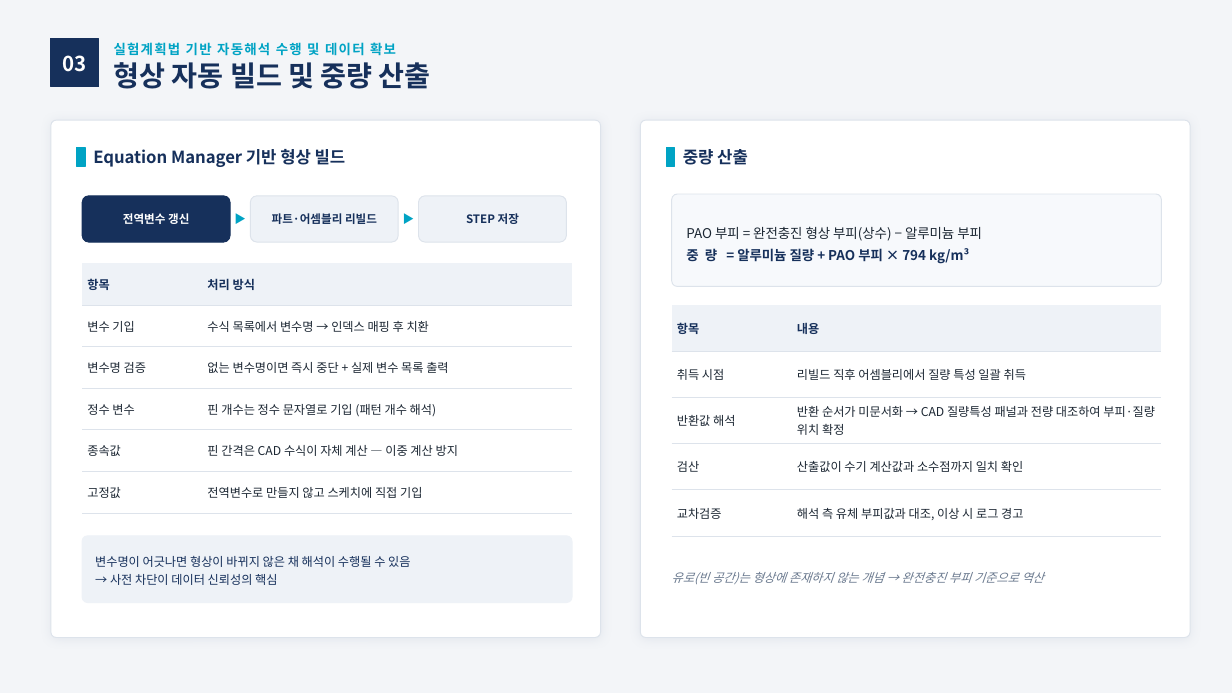
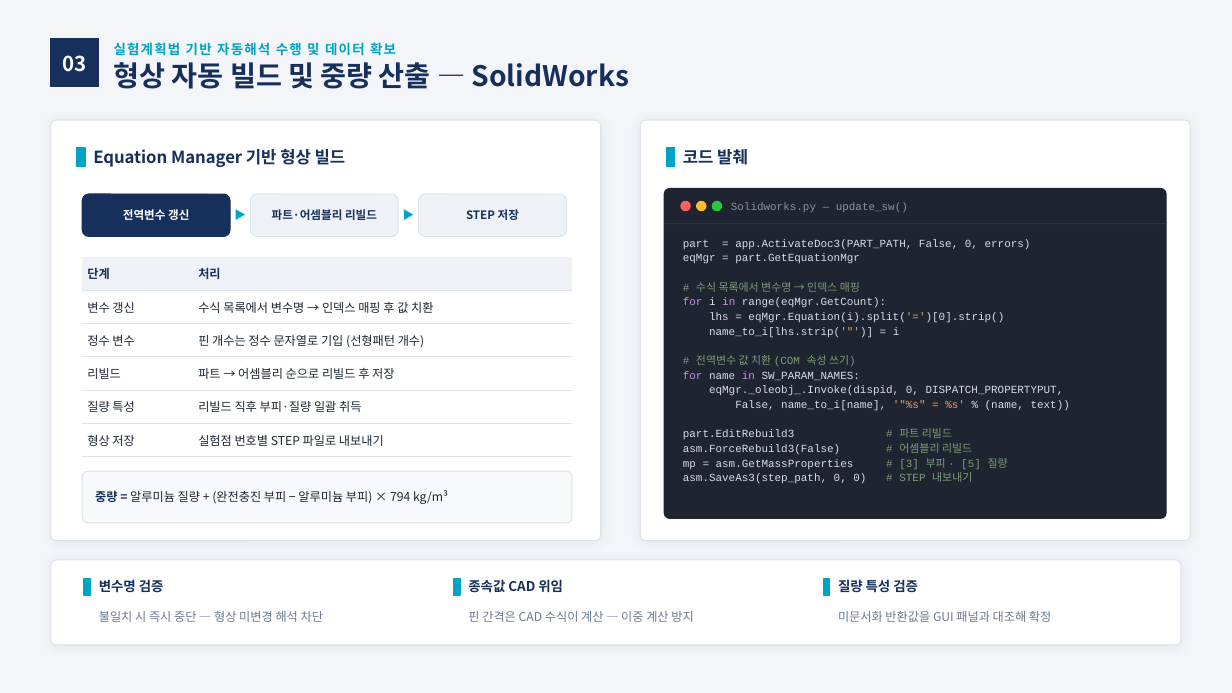
Before and after one commit to yjs9716/dddd, a slide deck: slide 8 of 1개월차_AI에이전트_활용방안_및_DOE결과.pptx. Drawn at 1232x693 pixels with LibreOffice and Linux fonts; fonts in the diff are those of the drawing. Boxes give left, top, right and bottom in pixels: in the first picture for what was removed or moved away, otherwise in the second. Text is boxed around its words. In the diff, an @@ line names an element or a change of style, - is before the commit and + after.

```diff
--- a/1개월차_AI에이전트_활용방안_및_DOE결과.pptx
+++ b/1개월차_AI에이전트_활용방안_및_DOE결과.pptx
@@ text at (114,62,630,89): text changed @@
-형상 자동 빌드 및 중량 산출
+형상 자동 빌드 및 중량 산출 — SolidWorks
@@ proportions changed in 5 elements at (82,194,230,237), (250,194,398,237), (419,194,567,237), (640,120,1190,541), (51,120,601,541) @@
@@ rounded rectangle: place and size @@
-rounded rectangle at (51,120,601,638)
+rounded rectangle at (51,120,601,541)
@@ rounded rectangle: place and size @@
-rounded rectangle at (640,120,1190,638)
+rounded rectangle at (640,120,1190,541)
@@ text at (683,149,748,165): text changed @@
-중량 산출
+코드 발췌
@@ 5 texts, 3 rounded rectangles: place and size @@
-5 texts, 3 rounded rectangles at (82,196,567,242)
+5 texts, 3 rounded rectangles at (82,194,567,237)
@@ rounded rectangle: place and size @@
-rounded rectangle at (672,194,1162,287)
+rounded rectangle at (665,189,1166,518)
@@ rounded rectangle at (665,189,1166,518): fill #F7F9FC to #1E2430; outline #DDE3EB 0.75 pt to #1E2430 1 pt; proportions changed @@
@@ ellipse added at (681,201,690,211), fill #FF5F57, outline #FF5F57 1 pt @@
@@ ellipse added at (697,201,706,211), fill #FEBC2E, outline #FEBC2E 1 pt @@
@@ ellipse added at (713,201,722,211), fill #28C840, outline #28C840 1 pt @@
@@ text added at (731,202,908,212), 8.5 pt, text #8A94A6 @@
+Solidworks.py — update_sw()
@@ line added from (665, 224) to (1166, 224), #2E3645 0.75 pt @@
@@ text added at (683,239,1070,482), 8.5 pt, text #D6DEEB @@
+part = app.ActivateDoc3(PART_PATH, False, 0, errors)
+eqMgr = part.GetEquationMgr
+# 수식 목록에서 변수명 → 인덱스 매핑
+for i in range(eqMgr.GetCount):
+lhs = eqMgr.Equation(i).split('=')[0].strip()
+name_to_i[lhs.strip('"')] = i
+# 전역변수 값 치환 (COM 속성 쓰기)
+for name in SW_PARAM_NAMES:
+eqMgr._oleobj_.Invoke(dispid, 0, DISPATCH_PROPERTYPUT,
+False, name_to_i[name], '"%s" = %s' % (name, text))
+part.EditRebuild3 # 파트 리빌드
+asm.ForceRebuild3(False) # 어셈블리 리빌드
+mp = asm.GetMassProperties # [3] 부피 · [5] 질량
+asm.SaveAs3(step_path, 0, 0) # STEP 내보내기
@@ text removed at (686,226,982,264) @@
-PAO 부피 = 완전충진 형상 부피(상수) − 알루미늄 부피
-중 량 = 알루미늄 질량 + PAO 부피 × 794 kg/m³
@@ table at (82,257,572,450) @@
-row 1, column 1: 항목
+row 1, column 1: 단계
-row 1, column 2: 처리 방식
+row 1, column 2: 처리
-row 2, column 1: 변수 기입
+row 2, column 1: 변수 갱신
-row 2, column 2: 수식 목록에서 변수명 → 인덱스 매핑 후 치환
+row 2, column 2: 수식 목록에서 변수명 → 인덱스 매핑 후 값 치환
-row 3, column 1: 변수명 검증
+row 3, column 1: 정수 변수
-row 3, column 2: 없는 변수명이면 즉시 중단 + 실제 변수 목록 출력
+row 3, column 2: 핀 개수는 정수 문자열로 기입 (선형패턴 개수)
-row 4, column 1: 정수 변수
+row 4, column 1: 리빌드
-row 4, column 2: 핀 개수는 정수 문자열로 기입 (패턴 개수 해석)
+row 4, column 2: 파트 → 어셈블리 순으로 리빌드 후 저장
-row 5, column 1: 종속값
+row 5, column 1: 질량 특성
-row 5, column 2: 핀 간격은 CAD 수식이 자체 계산 — 이중 계산 방지
+row 5, column 2: 리빌드 직후 부피·질량 일괄 취득
-row 6, column 1: 고정값
+row 6, column 1: 형상 저장
-row 6, column 2: 전역변수로 만들지 않고 스케치에 직접 기입
+row 6, column 2: 실험점 번호별 STEP 파일로 내보내기
@@ table: place and size @@
-table at (82,263,572,502)
+table at (82,257,572,450)
@@ table removed at (672,305,1162,524), 5 rows, 2 columns @@
-항목 | 내용
-취득 시점 | 리빌드 직후 어셈블리에서 질량 특성 일괄 취득
-반환값 해석 | 반환 순서가 미문서화 → CAD 질량특성 패널과 전량 대조하여 부피·질량 위치 확정
-검산 | 산출값이 수기 계산값과 소수점까지 일치 확인
-교차검증 | 해석 측 유체 부피값과 대조, 이상 시 로그 경고
@@ rounded rectangle: place and size @@
-rounded rectangle at (82,536,572,603)
+rounded rectangle at (82,471,572,523)
@@ rounded rectangle at (82,471,572,523): fill #EEF2F7 to #F7F9FC; outline #EEF2F7 1 pt to #DDE3EB 0.75 pt; proportions changed @@
@@ text at (95,490,448,504): text changed; text colour #16305B to #1C2733 @@
-변수명이 어긋나면 형상이 바뀌지 않은 채 해석이 수행될 수 있음
-→ 사전 차단이 데이터 신뢰성의 핵심
+중량 = 알루미늄 질량 + (완전충진 부피 − 알루미늄 부피) × 794 kg/m³
@@ rounded rectangle added at (51,560,1181,645), fill #FFFFFF, outline #DDE3EB 0.75 pt @@
@@ rectangle added at (84,579,91,595), fill #00A3C4, outline #00A3C4 1 pt @@
@@ text added at (99,579,164,593), 10.5 pt, text #16305B, bold @@
+변수명 검증
@@ rectangle added at (454,579,460,595), fill #00A3C4, outline #00A3C4 1 pt @@
@@ text added at (468,579,563,593), 10.5 pt, text #16305B, bold @@
+종속값 CAD 위임
@@ text removed at (672,572,1044,584) @@
-유로(빈 공간)는 형상에 존재하지 않는 개념 → 완전충진 부피 기준으로 역산
@@ rectangle added at (823,579,830,595), fill #00A3C4, outline #00A3C4 1 pt @@
@@ text added at (838,579,918,593), 10.5 pt, text #16305B, bold @@
+질량 특성 검증
@@ text added at (99,611,323,622), 9.5 pt, text #6B7A8F @@
+불일치 시 즉시 중단 — 형상 미변경 해석 차단
@@ text added at (468,611,693,622), 9.5 pt, text #6B7A8F @@
+핀 간격은 CAD 수식이 계산 — 이중 계산 방지
@@ text added at (838,611,1051,622), 9.5 pt, text #6B7A8F @@
+미문서화 반환값을 GUI 패널과 대조해 확정
```
Also in this commit, not shown: 1 other slide changed, 1 slide added, 1 other file.
